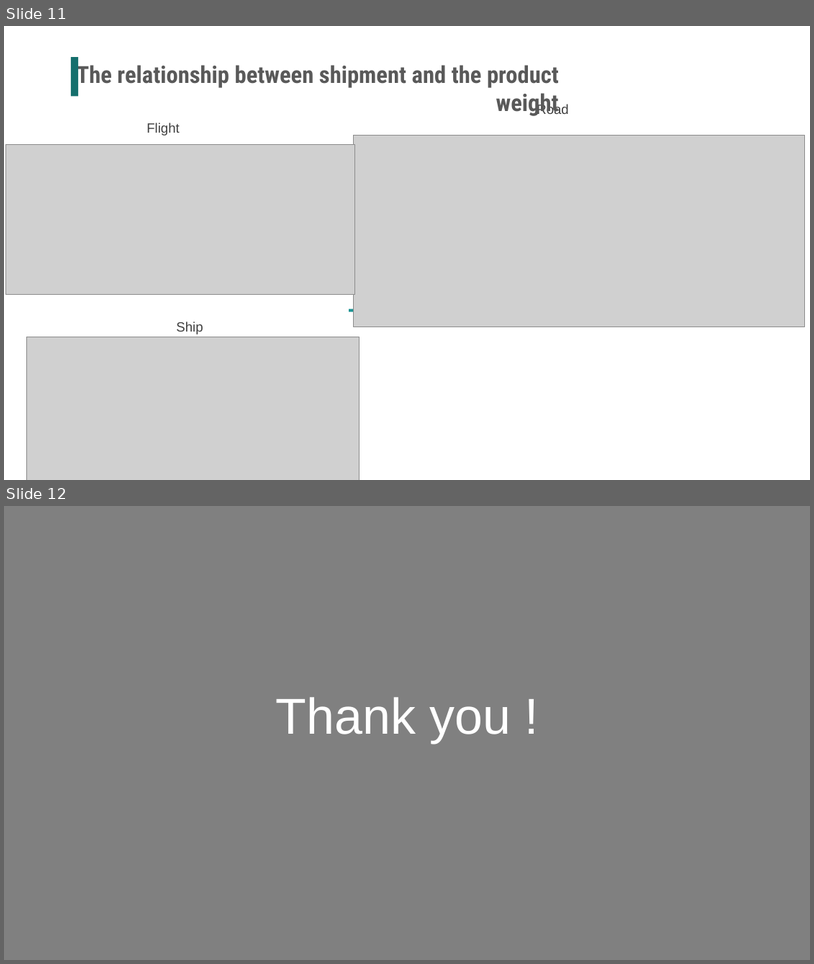
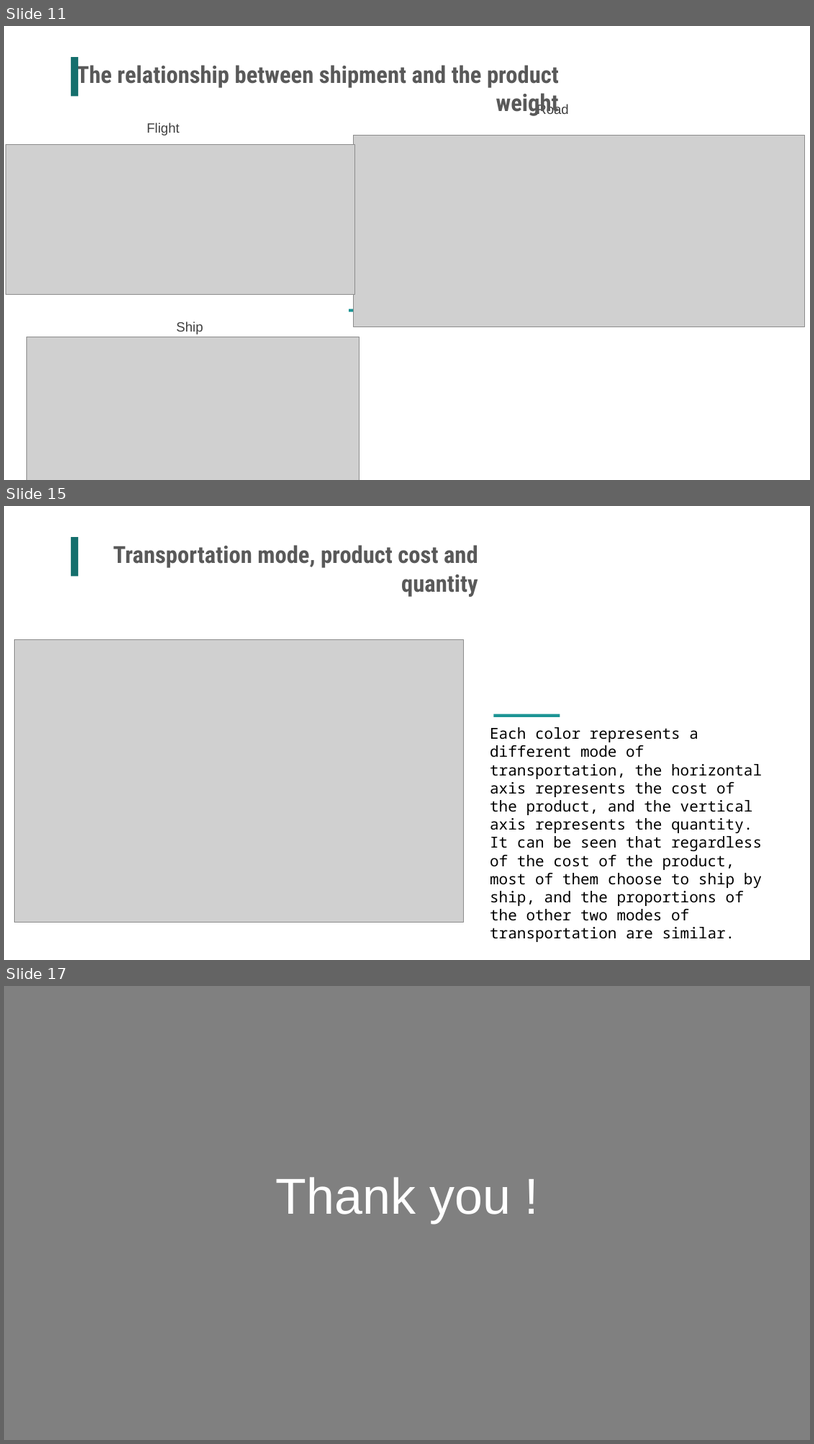
Before and after one commit to ChengQiukai/Team4_final_project, a slide deck: team-4.pptx. Shown one above the other, each under a label of ours: slides 11 and 12 before the commit, slides 11, 15 and 17 after it; the slides between them are not shown. The pictures are 814x964 and 814x1444 pixels, drawn with LibreOffice and Linux fonts; fonts in the diff are those of the drawing; grey boxes stand for pictures. Boxes give left, top, right and bottom in pixels: in the first picture for what was removed or moved away, otherwise in the second. Text is boxed around its words. In the diff, an @@ line names an element or a change of style, - is before the commit and + after.

```diff
--- a/team-4.pptx
+++ b/team-4.pptx
@@ slide 15 added at [4,506,810,960], background #FFFFFF @@
@@ rectangle added at [71,537,78,576], fill #156F6D @@
@@ text added at [113,545,478,597], 28 pt, text #595959, bold @@
+Transportation mode, product cost and quantity
@@ picture added at [14,639,464,921] @@
@@ rectangle added at [494,714,561,717], fill #1C9494 @@
@@ text added at [490,727,762,921], 18 pt, text #000000 @@
+Each color represents a different mode of transportation, the horizontal axis represents the cost of the product, and the vertical axis represents the quantity. It can be seen that regardless of the cost of the product, most of them choose to ship by ship, and the proportions of the other two modes of transportation are similar.
@@ what was slide 12 is now slide 17 @@
```
Also in this commit, not shown: 2 slides changed, 4 other slides added, 2 other files.
